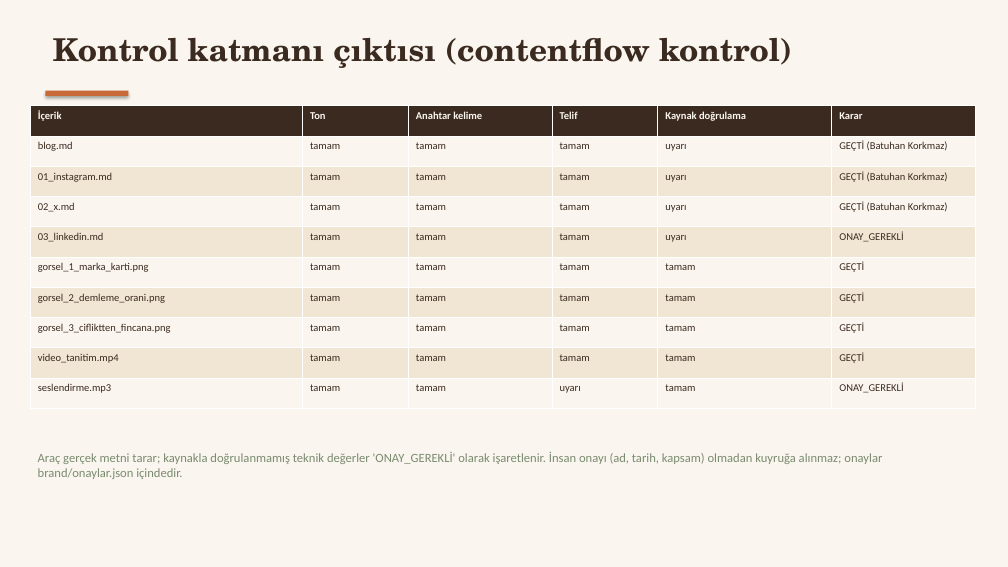
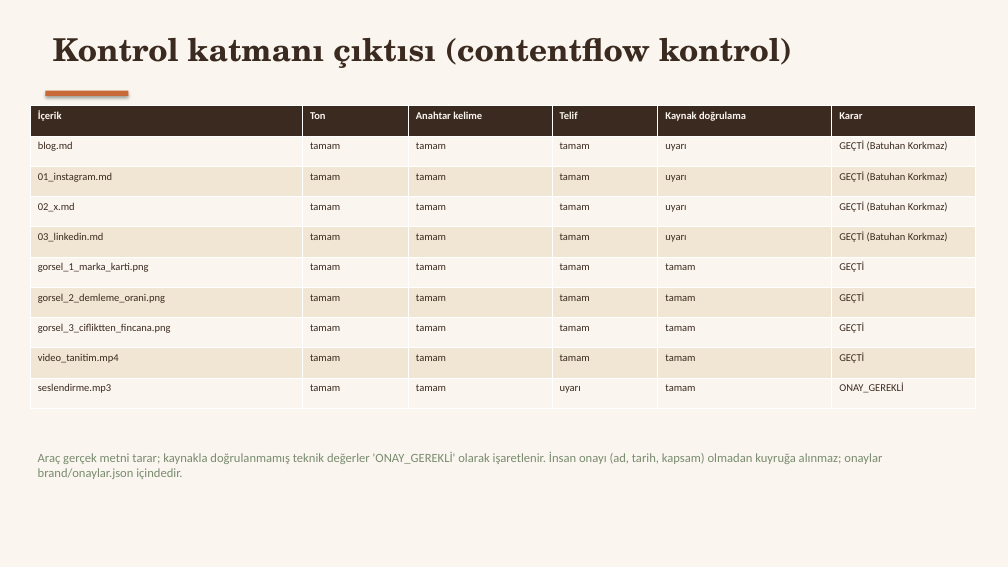
Before and after one commit to b4tukk/contentflow-kivam-kahve, a slide deck: slide 14 of deliverables/ContentFlow_Kivam_Kahve_Teslim_Sunumu.pptx. Drawn at 1008x567 pixels with LibreOffice and Linux fonts; fonts in the diff are those of the drawing. Boxes give left, top, right and bottom in pixels: in the first picture for what was removed or moved away, otherwise in the second. Text is boxed around its words. In the diff, an @@ line names an element or a change of style, - is before the commit and + after.

```diff
--- a/deliverables/ContentFlow_Kivam_Kahve_Teslim_Sunumu.pptx
+++ b/deliverables/ContentFlow_Kivam_Kahve_Teslim_Sunumu.pptx
@@ table at (30, 106, 975, 408) @@
-row 5, column 6: ONAY_GEREKLİ
+row 5, column 6: GEÇTİ (Batuhan Korkmaz)
```
Also in this commit, not shown: 6 other files.
